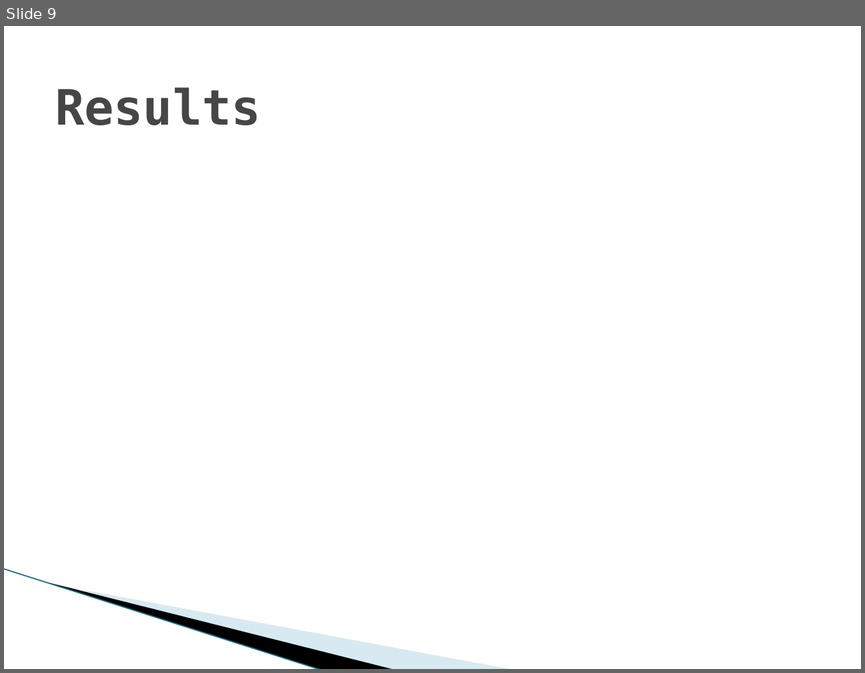
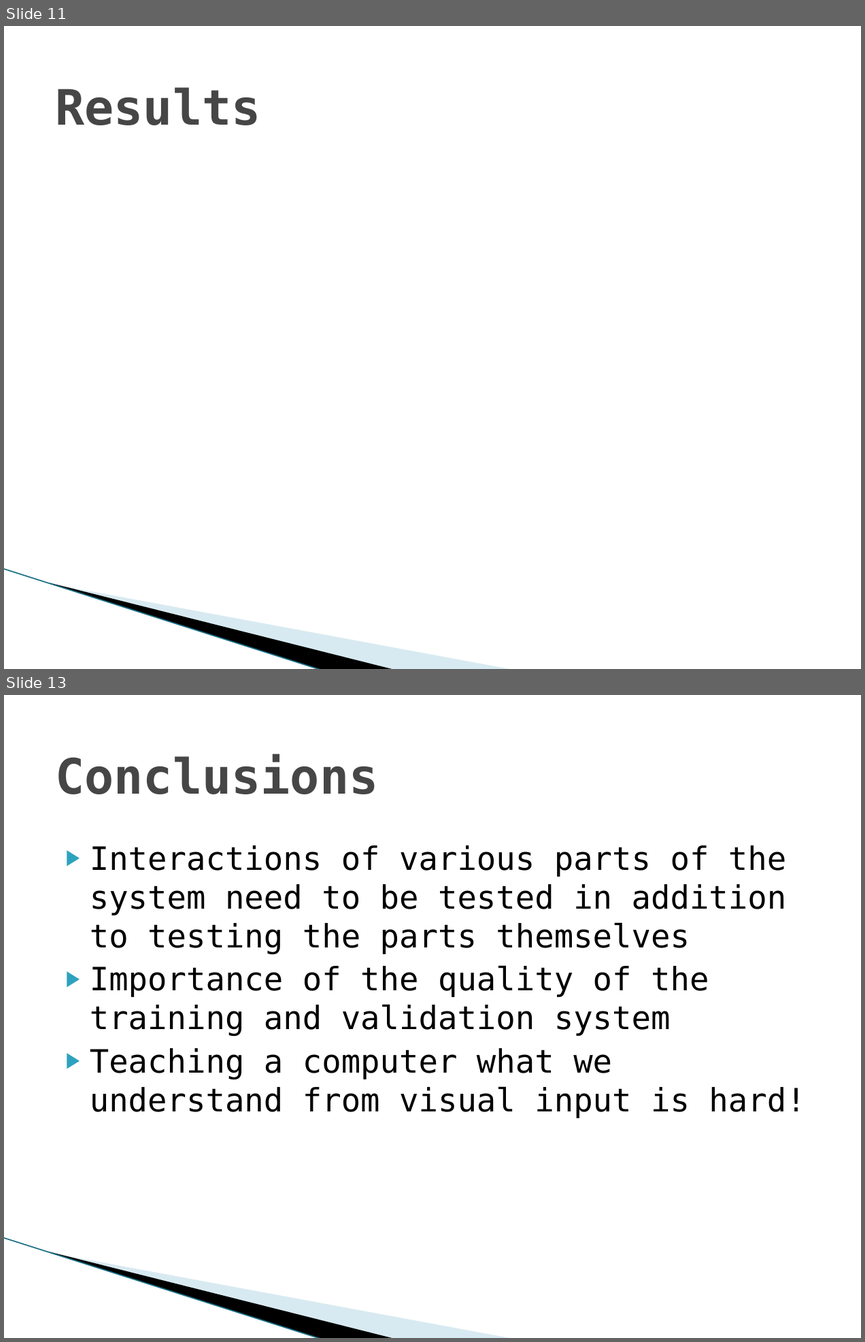
Before and after one commit to vfasburg/cse_803, a slide deck: documents/830_Presentation_Fasburg_Thomas_Reiff.pptx. Shown one above the other, each under a label of ours: slide 9 before the commit, slides 11 and 13 after it; the slides between them are not shown. The pictures are 865x673 and 865x1342 pixels, drawn with LibreOffice and Linux fonts; fonts in the diff are those of the drawing; background and template pictures are left out. Boxes give left, top, right and bottom in pixels: in the first picture for what was removed or moved away, otherwise in the second. Text is boxed around its words. In the diff, an @@ line names an element or a change of style, - is before the commit and + after.

```diff
--- a/documents/830_Presentation_Fasburg_Thomas_Reiff.pptx
+++ b/documents/830_Presentation_Fasburg_Thomas_Reiff.pptx
@@ slide 13 added at (x1=4, y1=695, x2=861, y2=1338), background #FFFFFF; not listed: 3 template elements that a slide beside it also shows @@
@@ title added at (x1=55, y1=754, x2=378, y2=794), 41 pt, text #464646, bold @@
+Conclusions
@@ text added at (x1=90, y1=845, x2=805, y2=1118), 27 pt, text #000000 @@
+▶ Interactions of various parts of the system need to be tested in addition to testing the parts themselves
+▶ Importance of the quality of the training and validation system
+▶ Teaching a computer what we understand from visual input is hard!
@@ what was slide 9 is now slide 11 @@
```
Also in this commit, not shown: 1 slide changed, 5 other slides added, 3 slides removed.
